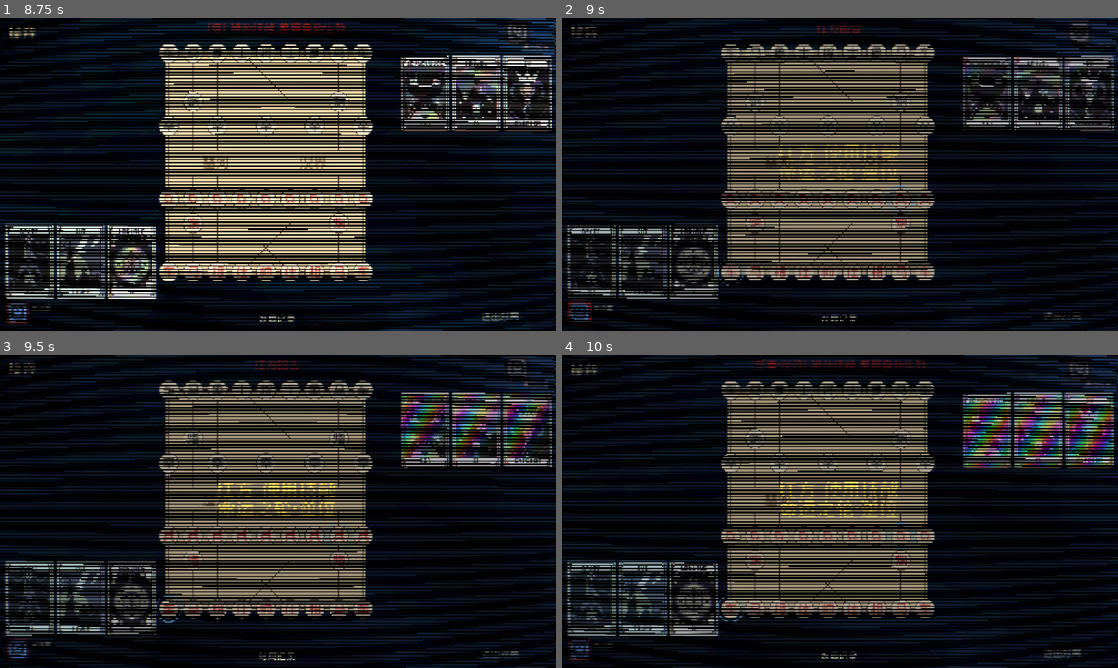
Above: before the commit, frames 1-4 (two rows, left to right).
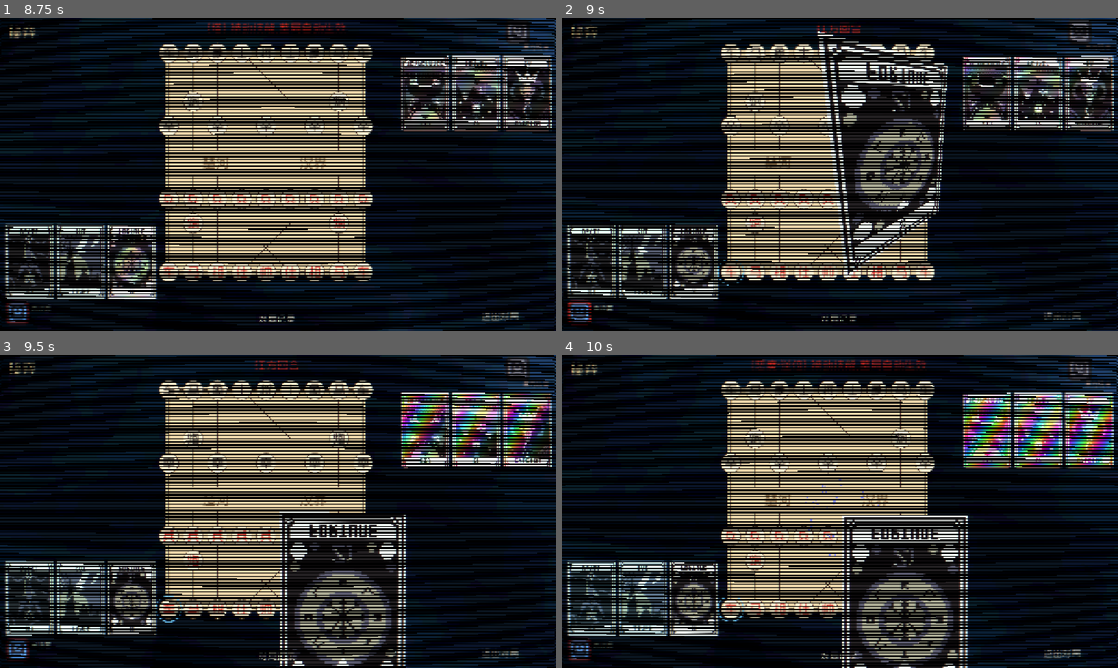
Above: after the commit, the same moments.

Repository: Lurongshika/ChessGame
Game: Godot game, scene res://scenes/game.tscn
The game is run twice, just before and just after one commit, with the same random seed, the same clock (stepped at 60 frames per second) and the same inputs. This scene is started directly instead of the project's main scene.
Inputs (mouse positions are in pixels of both pictures, inside the frame that each line leads up to):
- Up to frame 1 (8.75 s): click "对局记录" at 0.5 s; click "对局记录" at 1.25 s; click "对局记录" at 2 s; tap Enter at 2.75 s; drag from (189, 158) to (333, 105) at 2.77 s; drag from (189, 158) to (250, 237) at 3.52 s; move the mouse to (189, 161) at 4.27 s; tap Tab at 4.35, 7.35 s; click (189, 161) at 4.42 s; drag from (189, 161) to (111, 127) at 5.02 s; drag from (189, 161) to (305, 174) at 5.77 s; drag from (189, 158) to (194, 96) at 6.52 s; move the mouse to (27, 262) at 7.27 s; click (27, 262) at 7.42 s; drag from (77, 262) to (166, 190) at 8.02 s
- Up to frame 2 (9 s): drag from (695, 262) to (895, 105) at 8.77 s
- Up to frame 3 (9.5 s): no input
- Up to frame 4 (10 s): drag from (589, 599) to (812, 574) at 9.52 s

Frame 1 is identical in both runs. In frame 2, 19% of the frame differs, in the area x 1-100%, y 0-98%; in frame 3, 21%; in frame 4, 22%, in the area x 1-100%, y 0-100%.

Commit message:
feat: 用技能时改为技能卡 3D 旋转飞落至屏幕中央并爆彩色粒子退场(替代文字播报)
- game.gd _show_skill_announce:移除文字横幅,改为技能卡从上方 3D 旋转飞落(先快后慢 EASE_OUT),落地时偏转归零无偏转 → 爆彩虹粒子 → shader 消失 → 缩小+淡出退场
- 新增 _burst_particles:屏幕中央彩虹 CPUParticles2D 一次性爆发
- 复用 card_3d.gdshader 的 fake_3D 透视做飞卡旋转

Diff:
--- a/scripts/game.gd
+++ b/scripts/game.gd
@@ -11,6 +11,7 @@
 const ChatPanel := preload("res://scripts/chat_panel.gd")
 const TarotTooltip := preload("res://scripts/tarot_tooltip.gd")
 const Tarot := preload("res://scripts/tarot.gd")
+const CARD3D_SH := preload("res://shaders/card_3d.gdshader")
 
 const CELL := 56
 # 棋盘在 1280×720 窗口中直接居中:中心 x=(1280-504)/2=388,中心 y=(720-560)/2=80
@@ -4495,46 +4496,98 @@
 
 
 func _show_skill_announce(perk_id: String, side: int) -> void:
+	# 技能使用播报:不再用文字,改为技能卡从上方 3D 旋转飞落至屏幕中央(先快后慢),
+	# 落地时 3D 偏转归零 → 爆彩色粒子 → shader 消失 → 缩小退场
 	if ui == null or _announce_root != null:
 		return
-	var nm: String = perks_data[perk_id]["name"] if perks_data.has(perk_id) else perk_id
-	var who: String
-	if four_mode:
-		who = SIDE_NAMES4[side]
-	else:
-		who = "红方" if side == R.Side.RED else "黑方"
+
 	var root := Control.new()
 	root.set_anchors_and_offsets_preset(Control.PRESET_FULL_RECT)
 	root.mouse_filter = Control.MOUSE_FILTER_IGNORE
 	ui.add_child(root)
 	_announce_root = root
-	var bg := ColorRect.new()
-	bg.color = Color(0.05, 0.05, 0.1, 0.35)
-	bg.set_anchors_and_offsets_preset(Control.PRESET_FULL_RECT)
-	bg.mouse_filter = Control.MOUSE_FILTER_IGNORE
-	root.add_child(bg)
-	var label := _make_label("", 40, Color(1.0, 0.9, 0.35))
-	label.text = "%s 使用技能\n%s" % [who, nm]
-	label.position = Vector2(0, 260)
-	label.size = Vector2(1280, 140)
-	label.horizontal_alignment = HORIZONTAL_ALIGNMENT_CENTER
-	label.vertical_alignment = VERTICAL_ALIGNMENT_CENTER
-	root.add_child(label)
-	label.modulate.a = 0.0
-	label.scale = Vector2(0.8, 0.8)
-	label.pivot_offset = Vector2(640, 70)
+
+	# 飞卡(塔罗牌面 + fake_3D shader)
+	var w := 130.0
+	var h := Tarot.card_size(w).y
+	var fly := Control.new()
+	fly.size = Vector2(w, h)
+	fly.position = Vector2(640 - w / 2.0, -h - 40.0)  # 从屏幕上方外进入
+	var tex := TextureRect.new()
+	tex.set_anchors_and_offsets_preset(Control.PRESET_FULL_RECT)
+	tex.mouse_filter = Control.MOUSE_FILTER_IGNORE
+	tex.texture = Tarot.texture(perk_id)
+	var mat := ShaderMaterial.new()
+	mat.shader = CARD3D_SH
+	mat.set_shader_parameter("rect_size", Vector2(w, h))
+	mat.set_shader_parameter("fov", 90.0)
+	var y0 := 65.0   # 起始 3D 偏转(绕 Y)
+	var x0 := -32.0  # 起始 3D 偏转(绕 X)
+	mat.set_shader_parameter("y_rot", y0)
+	mat.set_shader_parameter("x_rot", x0)
+	tex.material = mat
+	fly.add_child(tex)
+	fly.pivot_offset = Vector2(w, h) / 2.0
+	root.add_child(fly)
+
+	var center := Vector2(640 - w / 2.0, 360 - h / 2.0)  # 屏幕中央
+	var fall := 0.85
+	var ease := Tween.EASE_OUT
 	var tw := create_tween()
-	tw.tween_property(label, "modulate:a", 1.0, 0.25)
-	tw.parallel().tween_property(label, "scale", Vector2.ONE, 0.25).set_trans(Tween.TRANS_BACK).set_ease(Tween.EASE_OUT)
-	tw.tween_interval(1.1)
-	tw.tween_property(label, "modulate:a", 0.0, 0.4)
+	# 从天而降:先快后慢
+	tw.tween_property(fly, "position", center, fall).set_trans(Tween.TRANS_CUBIC).set_ease(ease)
+	# 下落过程中 3D 旋转,落地时偏转恰好回归 0(无偏转)
+	tw.parallel().tween_method(func(v: float): mat.set_shader_parameter("y_rot", v), y0, 0.0, fall).set_trans(Tween.TRANS_CUBIC).set_ease(ease)
+	tw.parallel().tween_method(func(v: float): mat.set_shader_parameter("x_rot", v), x0, 0.0, fall).set_trans(Tween.TRANS_CUBIC).set_ease(ease)
+	tw.parallel().tween_property(fly, "scale", Vector2(1.08, 1.08), fall).set_trans(Tween.TRANS_CUBIC).set_ease(ease)
+	# 落地:爆彩色粒子 + 缩小退场
 	tw.tween_callback(func():
-		if root != null and is_instance_valid(root):
-			root.queue_free()
-		if _announce_root == root:
-			_announce_root = null
+		# shader 已归零(平面),爆彩色粒子
+		_burst_particles(Vector2(640, 360))
+		var tw2 := create_tween()
+		tw2.tween_property(fly, "scale", Vector2(0.15, 0.15), 0.5).set_trans(Tween.TRANS_BACK).set_ease(Tween.EASE_IN)
+		tw2.parallel().tween_property(fly, "modulate:a", 0.0, 0.5).set_trans(Tween.TRANS_QUAD).set_ease(Tween.EASE_IN)
+		tw2.tween_callback(func():
+			if root != null and is_instance_valid(root):
+				root.queue_free()
+			if _announce_root == root:
+				_announce_root = null
+		)
 	)
 	_announce_tween = tw
+
+
+# 技能落地彩色粒子爆发(彩虹)
+func _burst_particles(pos: Vector2) -> void:
+	if not is_instance_valid(self):
+		return
+	var p := CPUParticles2D.new()
+	p.position = pos
+	p.one_shot = true
+	p.emitting = true
+	p.amount = 52
+	p.lifetime = 0.8
+	p.explosiveness = 1.0
+	p.direction = Vector2(0, -1)
+	p.spread = 180.0
+	p.gravity = Vector2(0, 330.0)
+	p.initial_velocity_min = 110.0
+	p.initial_velocity_max = 280.0
+	p.scale_amount_min = 2.0
+	p.scale_amount_max = 5.5
+	var g := Gradient.new()
+	g.set_color(0, Color(1, 0.25, 0.25))
+	g.set_color(0.2, Color(1, 0.65, 0.2))
+	g.set_color(0.4, Color(1, 1, 0.3))
+	g.set_color(0.6, Color(0.3, 1, 0.45))
+	g.set_color(0.8, Color(0.3, 0.65, 1))
+	g.set_color(1.0, Color(0.7, 0.3, 1))
+	p.color_ramp = g
+	add_child(p)
+	get_tree().create_timer(1.4).timeout.connect(func():
+		if is_instance_valid(p):
+			p.queue_free()
+	)
 
 
 func _activate_skill(perk_id: String, side: int) -> void:
